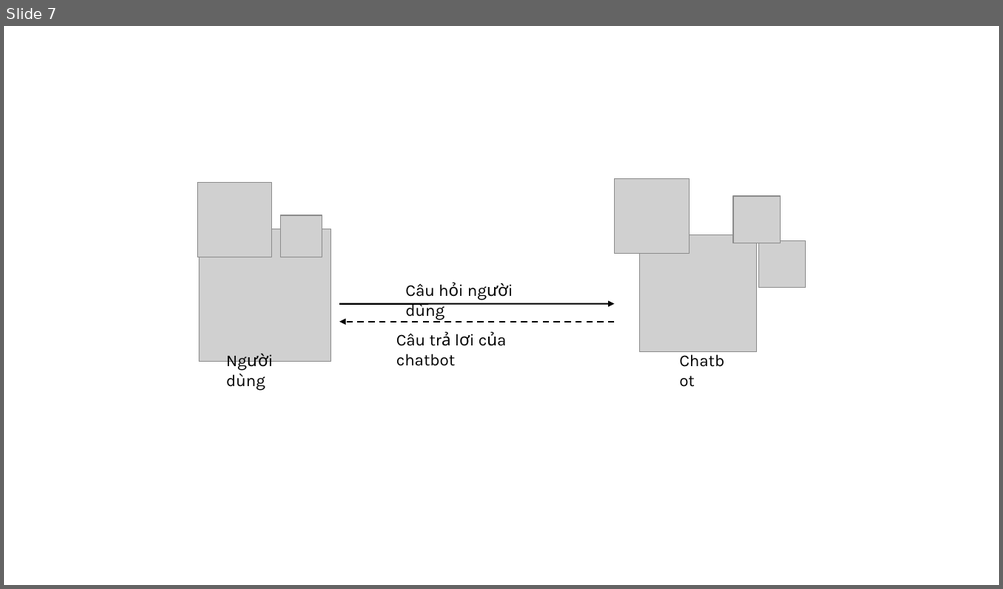
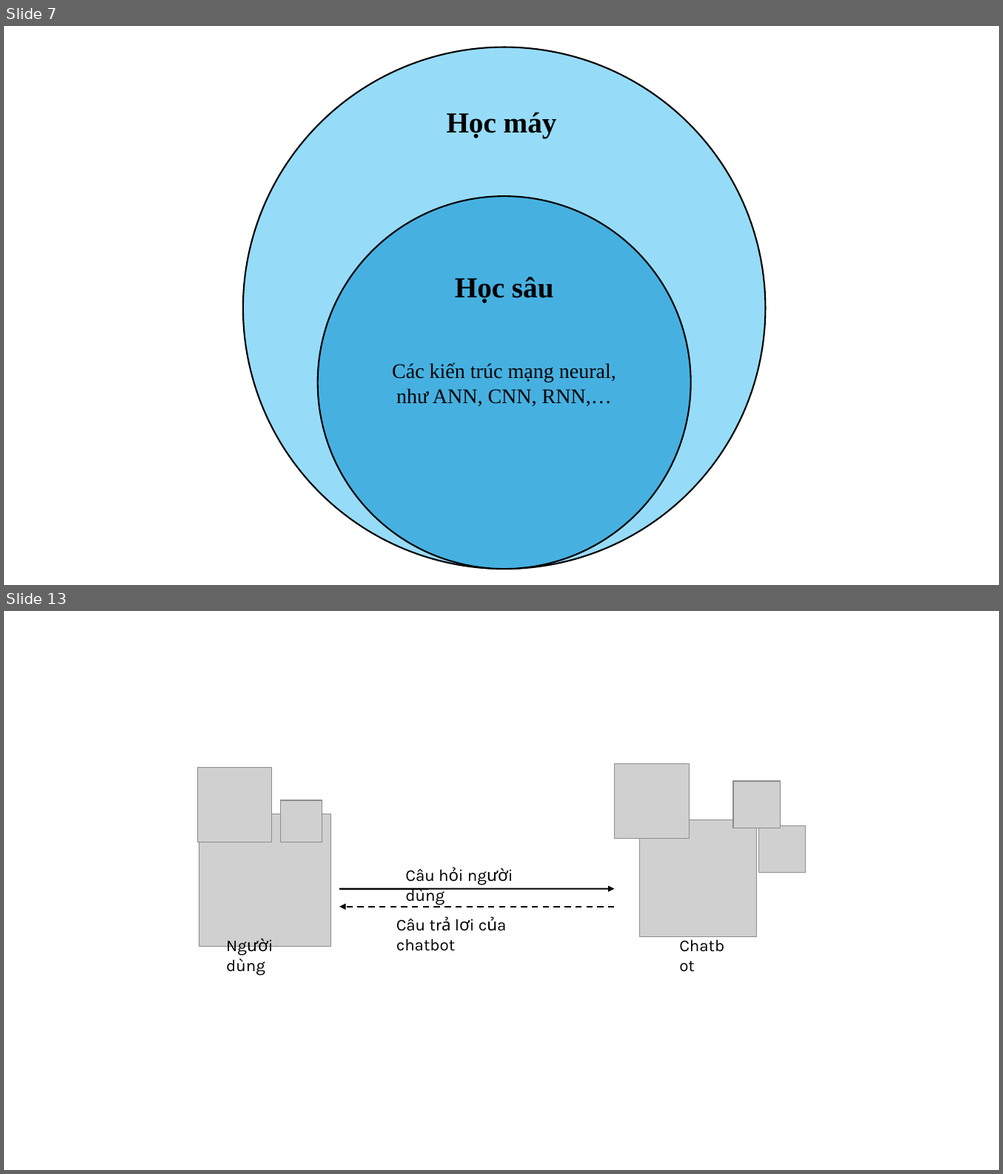
Before and after one commit to ngovanuc/Vietnamese_History_Chatbot, a slide deck: documents/hinh_ve_trong_cao_cao_do_an.pptx. Shown one above the other, each under a label of ours: slide 7 before the commit, slides 7 and 13 after it; the slides between them are not shown. The pictures are 1003x589 and 1003x1174 pixels, drawn with LibreOffice and Linux fonts; fonts in the diff are those of the drawing; grey boxes stand for pictures. Boxes give left, top, right and bottom in pixels: in the first picture for what was removed or moved away, otherwise in the second. Text is boxed around its words. In the diff, an @@ line names an element or a change of style, - is before the commit and + after.

```diff
--- a/documents/hinh_ve_trong_cao_cao_do_an.pptx
+++ b/documents/hinh_ve_trong_cao_cao_do_an.pptx
@@ slide 7 added at (4, 26, 999, 585), background #FFFFFF @@
@@ ellipse added at (243, 47, 765, 569), fill #96DCF8, outline #000000 1.5 pt @@
@@ text added at (447, 112, 557, 138), 28 pt, text #000000, bold @@
+Học máy
@@ ellipse added at (317, 196, 691, 569), fill #46B1E1, outline #000000 1.5 pt, 20 pt, text #000000 @@
+Các kiến trúc mạng neural, như ANN, CNN, RNN,…
@@ text added at (455, 277, 554, 304), 28 pt, text #000000, bold @@
+Học sâu
@@ what was slide 7 is now slide 13 @@
```
Also in this commit, not shown: 4 slides changed, 5 other slides added, 1 other file.
